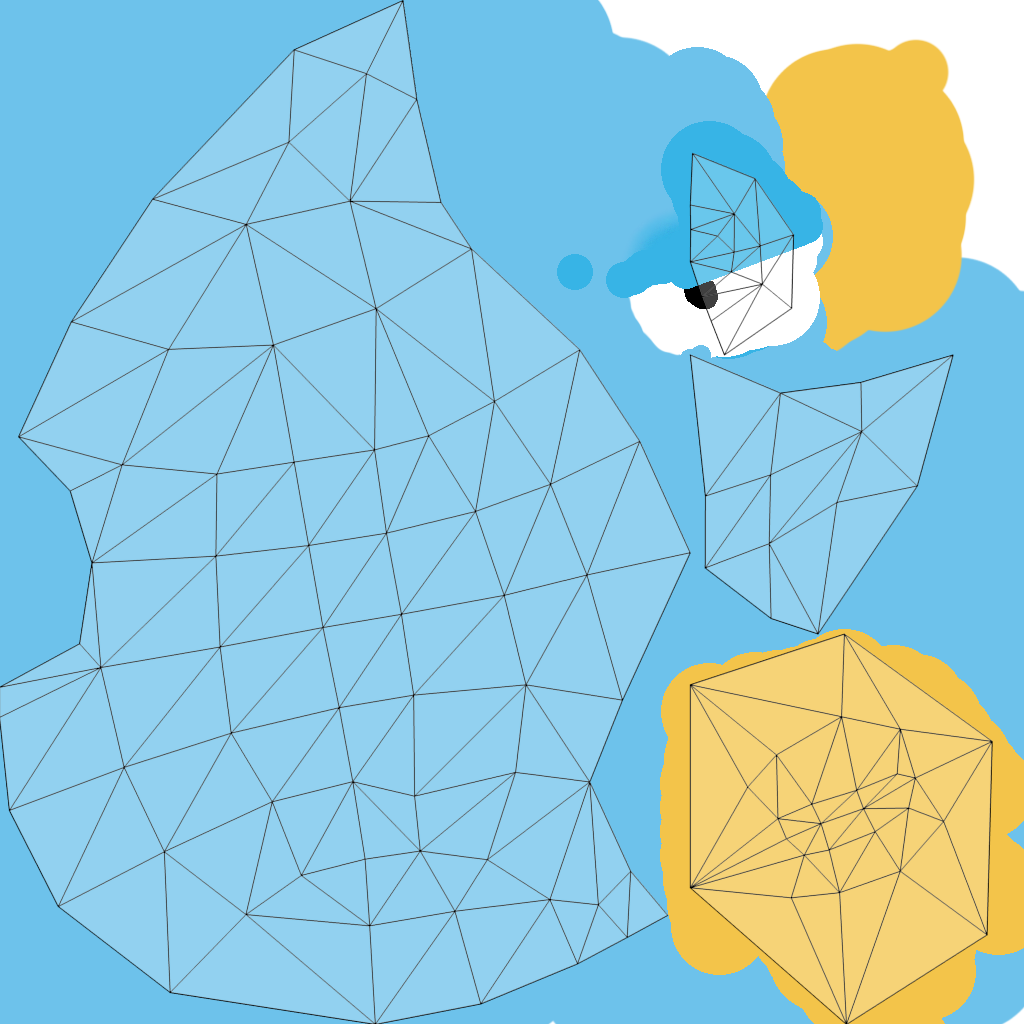
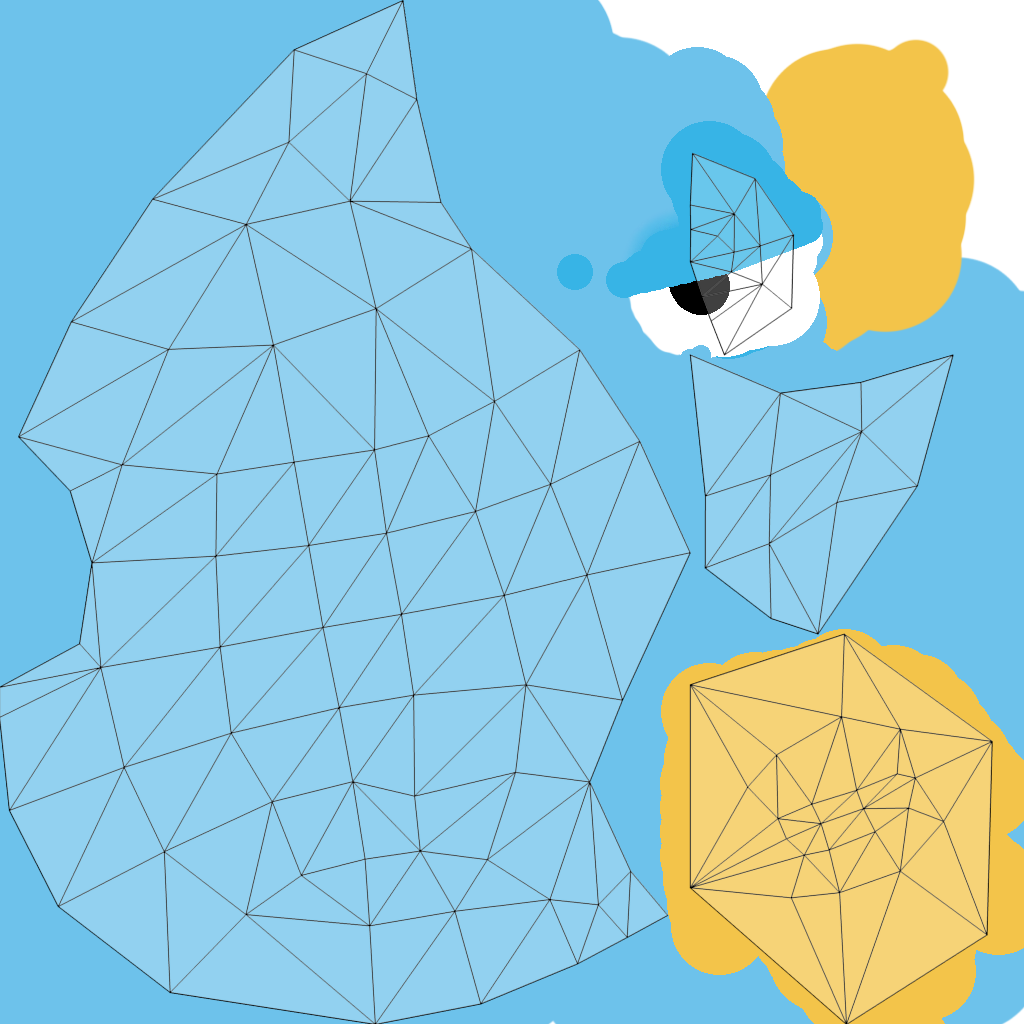
Two versions of the same layered image (1024px x 1024px). Layer-by-layer changes:
painted on "レイヤー 8" over [641, 227, 730, 315]
